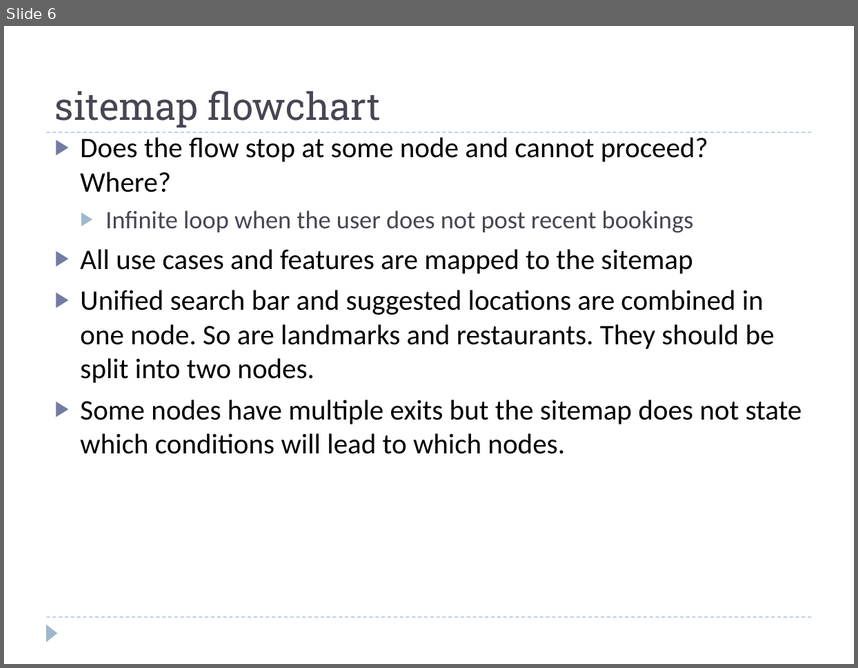
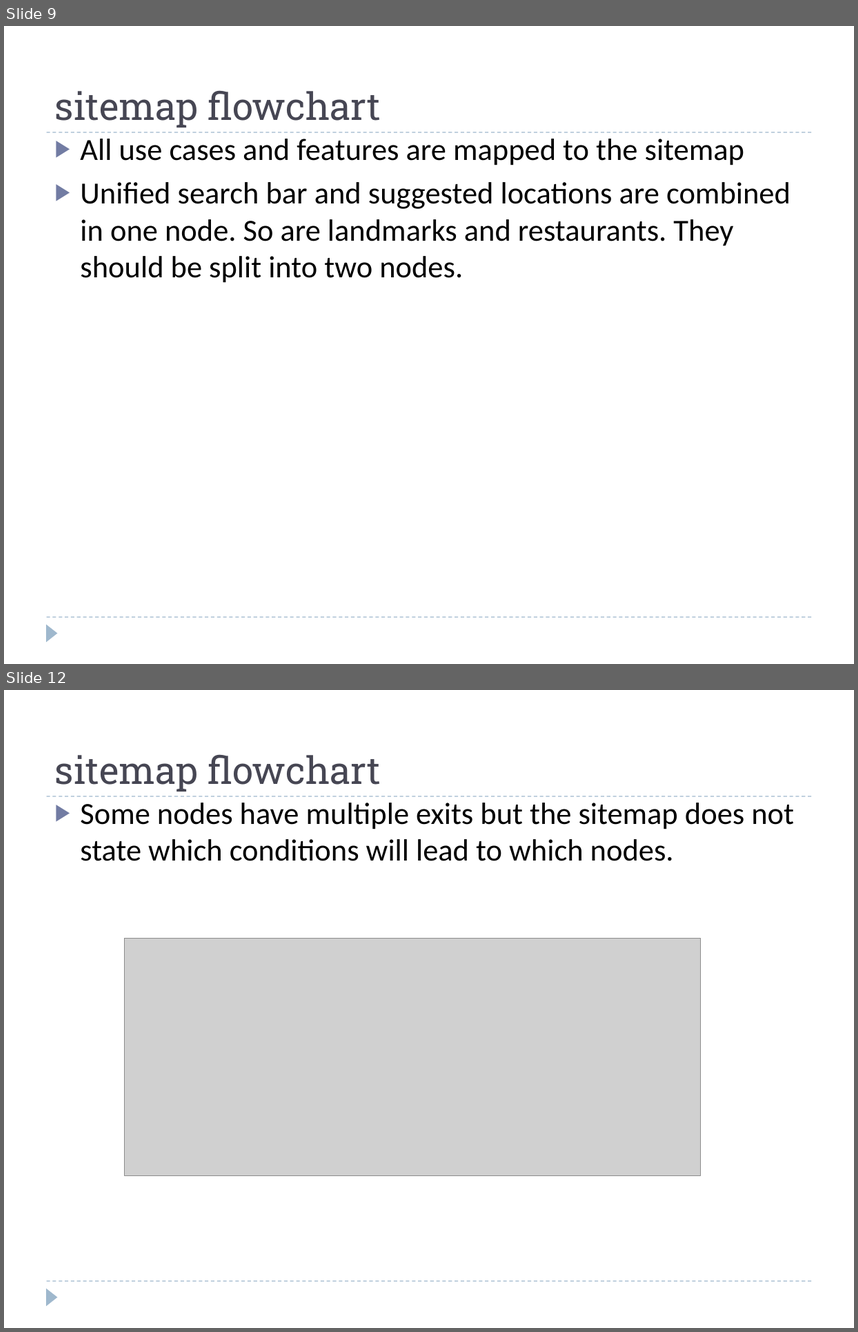
Before and after one commit to Lanzaa/CS160-2012, a slide deck: M1-B/group2M1PartB.ppt. Shown one above the other, each under a label of ours: slide 6 before the commit, slides 9 and 12 after it; the slides between them are not shown. The pictures are 858x668 and 858x1332 pixels, drawn with LibreOffice and Linux fonts; fonts in the diff are those of the drawing; grey boxes stand for pictures. Boxes give left, top, right and bottom in pixels: in the first picture for what was removed or moved away, otherwise in the second. Text is boxed around its words. In the diff, an @@ line names an element or a change of style, - is before the commit and + after.

```diff
--- a/M1-B/group2M1PartB.ppt
+++ b/M1-B/group2M1PartB.ppt
@@ slide 12 added at (4,690,854,1328), background #FFFFFF; not listed: 3 template elements that a slide beside it also shows @@
@@ title added at (55,754,381,791), 32 pt, text #464653 @@
+sitemap flowchart
@@ text added at (80,802,794,861), 26 pt, text #000000 @@
+▶ Some nodes have multiple exits but the sitemap does not state which conditions will lead to which nodes.
@@ picture added at (125,938,701,1175) @@
@@ what was slide 6 is now slide 9 @@
@@ slide 9 changed as well @@
@@ text "All use cases and features ..." at (80,138,791,283): size 24.1 to 26 pt @@
@@ text at (80,137,708,233): paragraphs removed @@
-▶ Does the flow stop at some node and cannot proceed? Where?
-  ▶ Infinite loop when the user does not post recent bookings
@@ text at (80,399,802,454): paragraph removed @@
-▶ Some nodes have multiple exits but the sitemap does not state which conditions will lead to which nodes.
```
Also in this commit, not shown: 5 other slides changed, 5 other slides added.
